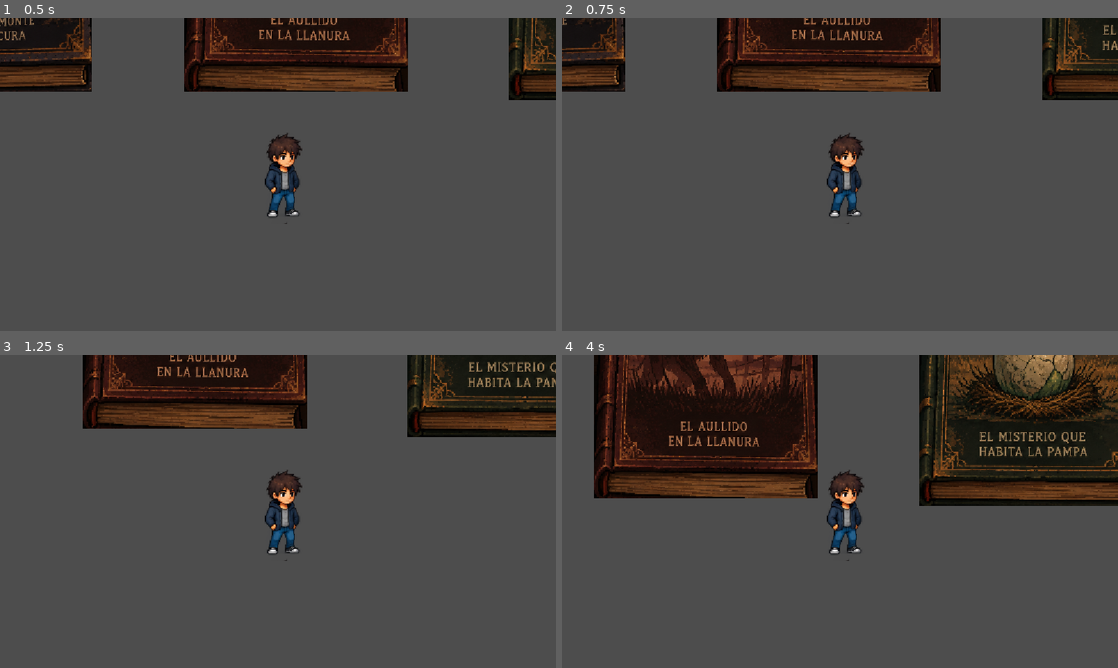
Above: before the commit, frames 1-4 (two rows, left to right).
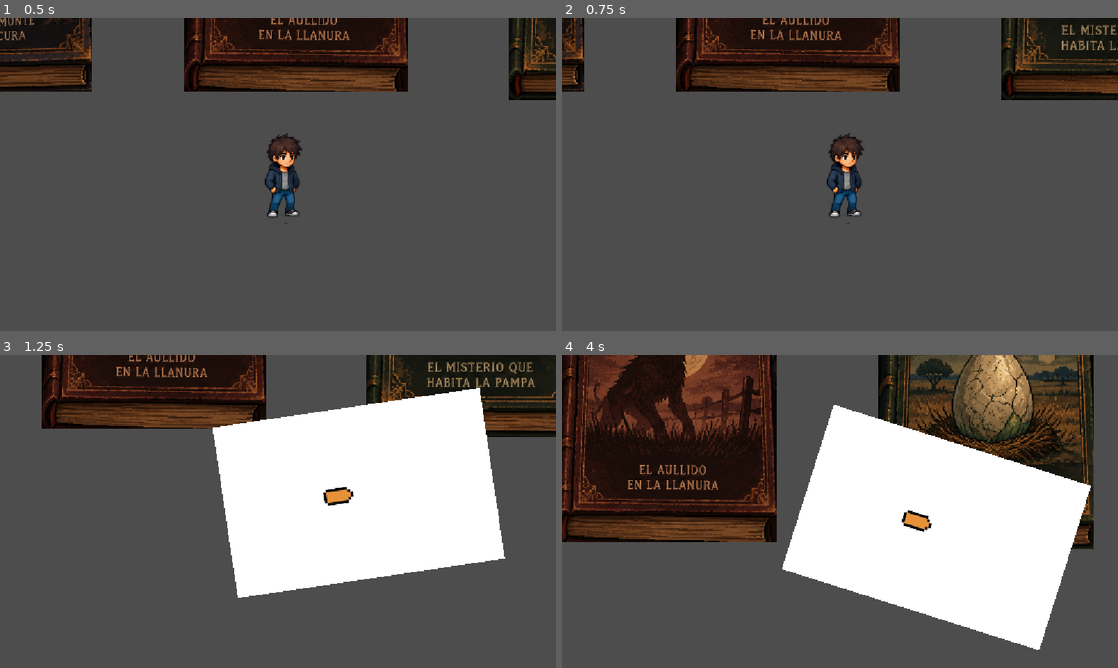
Above: after the commit, the same moments.

Repository: juanvaz25/GrupoSiete
Game: Godot game, scene res://scenes/nivel_inicial.tscn
Same seed, same stepped clock (60 frames per second), same inputs: the game is played once before the commit and once after it.
Inputs (mouse positions are in pixels of both pictures, inside the frame that each line leads up to):
- Up to frame 1 (0.5 s): no input
- Up to frame 2 (0.75 s): tap Enter at 0.5 s; move the mouse to (962, 158) at 0.52 s; hold D (move_right, bound only after the commit) from 0.53 s (still down); hold Space (dash, bound only after the commit) from 0.53 s (still down)
- Up to frame 3 (1.25 s): keep holding D (move_right, bound only after the commit); keep holding Space (dash, bound only after the commit); click (400, 495) at 0.8 s
- Up to frame 4 (4 s): move the mouse to (728, 527) at 1.27 s; release D (move_right, bound only after the commit) at 1.28 s; release Space (dash, bound only after the commit) at 1.28 s; hold S (move_down, bound only after the commit) 1.28-2.03 s; click (728, 527) at 1.35 s; tap Space (dash, bound only after the commit) at 1.55, 3.05 s; move the mouse to (895, 442) at 2.02 s; hold D (move_right, bound only after the commit) 2.03-2.78 s; hold Space (dash, bound only after the commit) 2.03-2.78 s; click (895, 442) at 2.3 s; move the mouse to (812, 574) at 2.77 s; hold W (move_up, bound only after the commit) 2.78-3.53 s; click (812, 574) at 2.85 s; move the mouse to (1006, 558) at 3.52 s; hold A (move_left, bound only after the commit) from 3.53 s (still down); hold E from 3.53 s (still down); click (1006, 558) at 3.8 s

Frame 1 is identical in both runs. In frame 2, 12% of the frame differs, in the area x 0-100%, y 0-27%; in frame 3, 35%; in frame 4, 58%, in the area x 0-100%, y 0-95%.

Commit message:
Feature: Dash y disparos para el personaje principal

Diff:
--- a/project.godot
+++ b/project.godot
@@ -24,6 +24,39 @@
 
 project/assembly_name="GrupoSiete"
 
+[input]
+
+move_up={
+"deadzone": 0.2,
+"events": [Object(InputEventKey,"resource_local_to_scene":false,"resource_name":"","device":-1,"window_id":0,"alt_pressed":false,"shift_pressed":false,"ctrl_pressed":false,"meta_pressed":false,"pressed":false,"keycode":0,"physical_keycode":87,"key_label":0,"unicode":119,"location":0,"echo":false,"script":null)
+]
+}
+move_down={
+"deadzone": 0.2,
+"events": [Object(InputEventKey,"resource_local_to_scene":false,"resource_name":"","device":-1,"window_id":0,"alt_pressed":false,"shift_pressed":false,"ctrl_pressed":false,"meta_pressed":false,"pressed":false,"keycode":0,"physical_keycode":83,"key_label":0,"unicode":115,"location":0,"echo":false,"script":null)
+]
+}
+move_left={
+"deadzone": 0.2,
+"events": [Object(InputEventKey,"resource_local_to_scene":false,"resource_name":"","device":-1,"window_id":0,"alt_pressed":false,"shift_pressed":false,"ctrl_pressed":false,"meta_pressed":false,"pressed":false,"keycode":0,"physical_keycode":65,"key_label":0,"unicode":97,"location":0,"echo":false,"script":null)
+]
+}
+move_right={
+"deadzone": 0.2,
+"events": [Object(InputEventKey,"resource_local_to_scene":false,"resource_name":"","device":-1,"window_id":0,"alt_pressed":false,"shift_pressed":false,"ctrl_pressed":false,"meta_pressed":false,"pressed":false,"keycode":0,"physical_keycode":68,"key_label":0,"unicode":100,"location":0,"echo":false,"script":null)
+]
+}
+dash={
+"deadzone": 0.2,
+"events": [Object(InputEventKey,"resource_local_to_scene":false,"resource_name":"","device":-1,"window_id":0,"alt_pressed":false,"shift_pressed":false,"ctrl_pressed":false,"meta_pressed":false,"pressed":false,"keycode":0,"physical_keycode":32,"key_label":0,"unicode":32,"location":0,"echo":false,"script":null)
+]
+}
+shoot={
+"deadzone": 0.2,
+"events": [Object(InputEventMouseButton,"resource_local_to_scene":false,"resource_name":"","device":-1,"window_id":0,"alt_pressed":false,"shift_pressed":false,"ctrl_pressed":false,"meta_pressed":false,"button_mask":1,"position":Vector2(0, 0),"global_position":Vector2(0, 0),"factor":1.0,"button_index":1,"canceled":false,"pressed":true,"double_click":false,"script":null)
+]
+}
+
 [physics]
 
 3d/physics_engine="Jolt Physics"
--- a/scenes/Player.tscn
+++ b/scenes/Player.tscn
@@ -1,7 +1,10 @@
-[gd_scene format=3 uid="uid://wqlbqbbbwlll"]
+[gd_scene load_steps=8 format=3 uid="uid://wqlbqbbbwlll"]
 
 [ext_resource type="Script" uid="uid://6ckxq1jepiqd" path="res://scripts/player.gd" id="1_kpjcp"]
 [ext_resource type="Texture2D" uid="uid://clx2l0vg8i7ns" path="res://assets/PlayerIdleTemplate.png" id="1_xhfnw"]
+[ext_resource type="Script" path="res://scripts/abilities/dash_ability.gd" id="3_dash"]
+[ext_resource type="Script" path="res://scripts/abilities/shoot_ability.gd" id="4_shoot"]
+[ext_resource type="PackedScene" path="res://scenes/projectiles/Bullet.tscn" id="5_bullet"]
 
 [sub_resource type="AtlasTexture" id="AtlasTexture_kpjcp"]
 atlas = ExtResource("1_xhfnw")
@@ -34,3 +37,13 @@
 shape = SubResource("CapsuleShape2D_o5u46")
 
 [node name="Camera2D" type="Camera2D" parent="." unique_id=520147163]
+
+[node name="ShootOrigin" type="Marker2D" parent="."]
+position = Vector2(40, 0)
+
+[node name="DashAbility" type="Node" parent="."]
+script = ExtResource("3_dash")
+
+[node name="ShootAbility" type="Node" parent="."]
+script = ExtResource("4_shoot")
+bullet_scene = ExtResource("5_bullet")
--- /dev/null
+++ b/scenes/projectiles/Bullet.tscn
@@ -0,0 +1,18 @@
+[gd_scene load_steps=3 format=3]
+
+[ext_resource type="Script" path="res://scripts/projectiles/bullet.gd" id="1_bullet"]
+[ext_resource type="Texture2D" path="res://assets/Bullet.png" id="2_sprite"]
+
+[sub_resource type="CircleShape2D" id="CircleShape2D_bullet"]
+radius = 6.0
+
+[node name="Bullet" type="Area2D"]
+collision_layer = 2
+collision_mask = 1
+script = ExtResource("1_bullet")
+
+[node name="Sprite2D" type="Sprite2D" parent="."]
+texture = ExtResource("2_sprite")
+
+[node name="CollisionShape2D" type="CollisionShape2D" parent="."]
+shape = SubResource("CircleShape2D_bullet")
--- /dev/null
+++ b/scripts/abilities/dash_ability.gd
@@ -0,0 +1,81 @@
+## Dash ability script for the player character.
+##
+## Attach as a child Node of CharacterBody2D.
+## Provides a quick burst of speed in the current movement direction
+## when the "dash" action is pressed.
+extends Node
+
+# --- Configuración ---
+## Velocidad del dash (px/s).
+@export var dash_speed: float = 900.0
+## Duración del impulso en segundos.
+@export var dash_duration: float = 0.15
+## Tiempo de espera entre dashes en segundos.
+@export var dash_cooldown: float = 0.8
+
+# --- Señales ---
+## Emitida al iniciar el dash.
+signal dash_started
+## Emitida al terminar el dash.
+signal dash_finished
+
+# --- Estado interno ---
+var is_dashing: bool = false
+var _can_dash: bool = true
+var _dash_direction: Vector2 = Vector2.ZERO
+
+@onready var _duration_timer: Timer = Timer.new()
+@onready var _cooldown_timer: Timer = Timer.new()
+@onready var _player: CharacterBody2D = get_parent()
+
+
+func _ready() -> void:
+	# Configurar timer de duración del dash
+	_duration_timer.one_shot = true
+	_duration_timer.wait_time = dash_duration
+	_duration_timer.timeout.connect(_on_dash_duration_timeout)
+	add_child(_duration_timer)
+
+	# Configurar timer de cooldown
+	_cooldown_timer.one_shot = true
+	_cooldown_timer.wait_time = dash_cooldown
+	_cooldown_timer.timeout.connect(_on_dash_cooldown_timeout)
+	add_child(_cooldown_timer)
+
+
+func _unhandled_input(event: InputEvent) -> void:
+	if event.is_action_pressed("dash") and _can_dash:
+		_try_dash()
+
+
+func _physics_process(_delta: float) -> void:
+	if is_dashing:
+		_player.velocity = _dash_direction * dash_speed
+
+
+## Intenta ejecutar el dash si hay una dirección válida.
+func _try_dash() -> void:
+	# Usar la dirección de input actual; si no hay, usar la última dirección de movimiento
+	var direction: Vector2 = _player.input_direction
+	if direction == Vector2.ZERO:
+		direction = _player.last_direction
+
+	# No hacer dash si no hay dirección conocida
+	if direction == Vector2.ZERO:
+		return
+
+	_dash_direction = direction.normalized()
+	is_dashing = true
+	_can_dash = false
+	_duration_timer.start()
+	dash_started.emit()
+
+
+func _on_dash_duration_timeout() -> void:
+	is_dashing = false
+	_cooldown_timer.start()
+	dash_finished.emit()
+
+
+func _on_dash_cooldown_timeout() -> void:
+	_can_dash = true
--- /dev/null
+++ b/scripts/abilities/shoot_ability.gd
@@ -0,0 +1,58 @@
+## Shoot ability script for the player character.
+##
+## Attach as a child Node of CharacterBody2D.
+## Spawns bullet projectiles toward the mouse cursor position
+## when the "shoot" action is pressed.
+extends Node
+
+# --- Configuración ---
+## Escena de la bala a instanciar.
+@export var bullet_scene: PackedScene
+## Tiempo mínimo entre disparos en segundos.
+@export var fire_cooldown: float = 0.25
+
+# --- Estado interno ---
+var _can_shoot: bool = true
+
+@onready var _cooldown_timer: Timer = Timer.new()
+@onready var _player: CharacterBody2D = get_parent()
+@onready var _shoot_origin: Marker2D = _player.get_node("ShootOrigin")
+
+
+func _ready() -> void:
+	# Configurar timer de cooldown
+	_cooldown_timer.one_shot = true
+	_cooldown_timer.wait_time = fire_cooldown
+	_cooldown_timer.timeout.connect(_on_cooldown_timeout)
+	add_child(_cooldown_timer)
+
+
+func _unhandled_input(event: InputEvent) -> void:
+	if event.is_action_pressed("shoot") and _can_shoot:
+		_shoot()
+
+
+## Instancia y dispara una bala hacia la posición del mouse.
+func _shoot() -> void:
+	if bullet_scene == null:
+		push_warning("ShootAbility: No se asignó bullet_scene.")
+		return
+
+	_can_shoot = false
+	_cooldown_timer.start()
+
+	# Calcular dirección hacia el mouse
+	var mouse_pos: Vector2 = _player.get_global_mouse_position()
+	var direction: Vector2 = (mouse_pos - _shoot_origin.global_position).normalized()
+
+	# Instanciar bala
+	var bullet: Node2D = bullet_scene.instantiate()
+	bullet.global_position = _shoot_origin.global_position
+	bullet.direction = direction
+
+	# Agregar la bala al árbol de escena (fuera del jugador para que no se mueva con él)
+	_player.get_tree().current_scene.add_child(bullet)
+
+
+func _on_cooldown_timeout() -> void:
+	_can_shoot = true
--- a/scripts/player.gd
+++ b/scripts/player.gd
@@ -1,38 +1,39 @@
+## Player character controller.
+##
+## Handles movement input (WASD) and exposes state for child ability nodes.
+## Abilities (Dash, Shoot) are attached as child nodes and read
+## `input_direction` and `last_direction` to function.
 extends CharacterBody2D
 
+# --- Configuración ---
+## Velocidad base de movimiento (px/s).
 const SPEED := 300.0
+
+# --- Estado público (leído por habilidades) ---
+## Dirección de input actual (normalizada). Vector2.ZERO si no hay input.
+var input_direction: Vector2 = Vector2.ZERO
+## Última dirección de movimiento válida. Útil para el dash sin input activo.
+var last_direction: Vector2 = Vector2.RIGHT
 
 
 func _physics_process(_delta: float) -> void:
-	var direction := 0.0
-	var directiony := 0.0
+	# Leer input usando el Input Map
+	input_direction = Input.get_vector("move_left", "move_right", "move_up", "move_down")
 
-	# A - Izquierda
-	if Input.is_key_pressed(KEY_A):
-		direction -= 1.0
+	# Registrar última dirección válida para habilidades que la necesiten
+	if input_direction != Vector2.ZERO:
+		last_direction = input_direction.normalized()
 
-	# D - Derecha
-	if Input.is_key_pressed(KEY_D):
-		direction += 1.0
+	# Si alguna habilidad (ej: dash) controla la velocidad, no sobreescribir
+	var dash_ability := get_node_or_null("DashAbility")
+	if dash_ability and dash_ability.is_dashing:
+		move_and_slide()
+		return
 
-	# W - Arriba
-	if Input.is_key_pressed(KEY_W):
-		directiony -= 1.0
-
-	# S - Abajo
-	if Input.is_key_pressed(KEY_S):
-		directiony += 1.0
-
-	# Movimiento vertical
-	if directiony != 0:
-		velocity.y = directiony * SPEED
+	# Movimiento normal
+	if input_direction != Vector2.ZERO:
+		velocity = input_direction * SPEED
 	else:
-		velocity.y = move_toward(velocity.y, 0, SPEED)
-
-	# Movimiento horizontal
-	if direction != 0:
-		velocity.x = direction * SPEED
-	else:
-		velocity.x = move_toward(velocity.x, 0, SPEED)
+		velocity = velocity.move_toward(Vector2.ZERO, SPEED)
 
 	move_and_slide()
--- /dev/null
+++ b/scripts/projectiles/bullet.gd
@@ -0,0 +1,43 @@
+## Bullet projectile script.
+##
+## Attach to an Area2D node. Moves in a straight line at constant speed
+## and destroys itself after traveling MAX_RANGE or on collision.
+extends Area2D
+
+# --- Configuración ---
+## Velocidad del proyectil (px/s).
+@export var speed: float = 600.0
+## Distancia máxima antes de autodestruirse (px).
+@export var max_range: float = 800.0
+
+# --- Estado ---
+## Dirección de movimiento. Debe asignarse antes de agregar la bala al árbol.
+var direction: Vector2 = Vector2.RIGHT
+
+var _distance_traveled: float = 0.0
+
+
+func _ready() -> void:
+	# Rotar el sprite para que apunte en la dirección de movimiento
+	rotation = direction.angle()
+
+	# Conectar señal de colisión
+	body_entered.connect(_on_body_entered)
+
+
+func _physics_process(delta: float) -> void:
+	var movement: Vector2 = direction * speed * delta
+	position += movement
+	_distance_traveled += movement.length()
+
+	# Destruir si excede el rango máximo
+	if _distance_traveled >= max_range:
+		queue_free()
+
+
+## Destruir la bala al colisionar con un cuerpo físico.
+func _on_body_entered(_body: Node2D) -> void:
+	# Ignorar al jugador que disparó
+	if _body is CharacterBody2D and _body.name == "Player":
+		return
+	queue_free()
Binary file added: assets/Bullet.png
Not shown, added: assets/Bullet.png.import
Not shown, added: scripts/abilities/dash_ability.gd.uid
Not shown, added: scripts/abilities/shoot_ability.gd.uid
Not shown, added: scripts/projectiles/bullet.gd.uid
